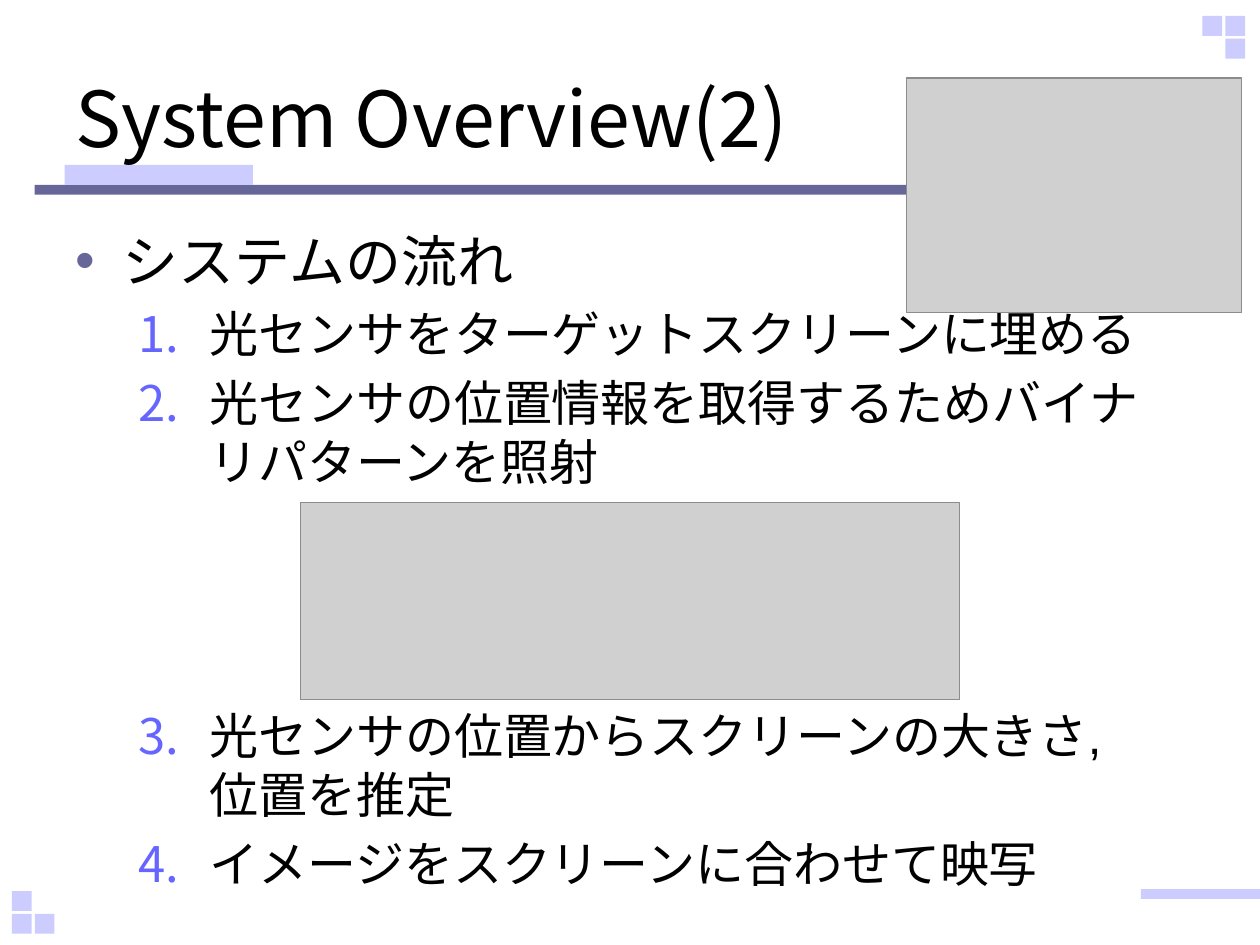
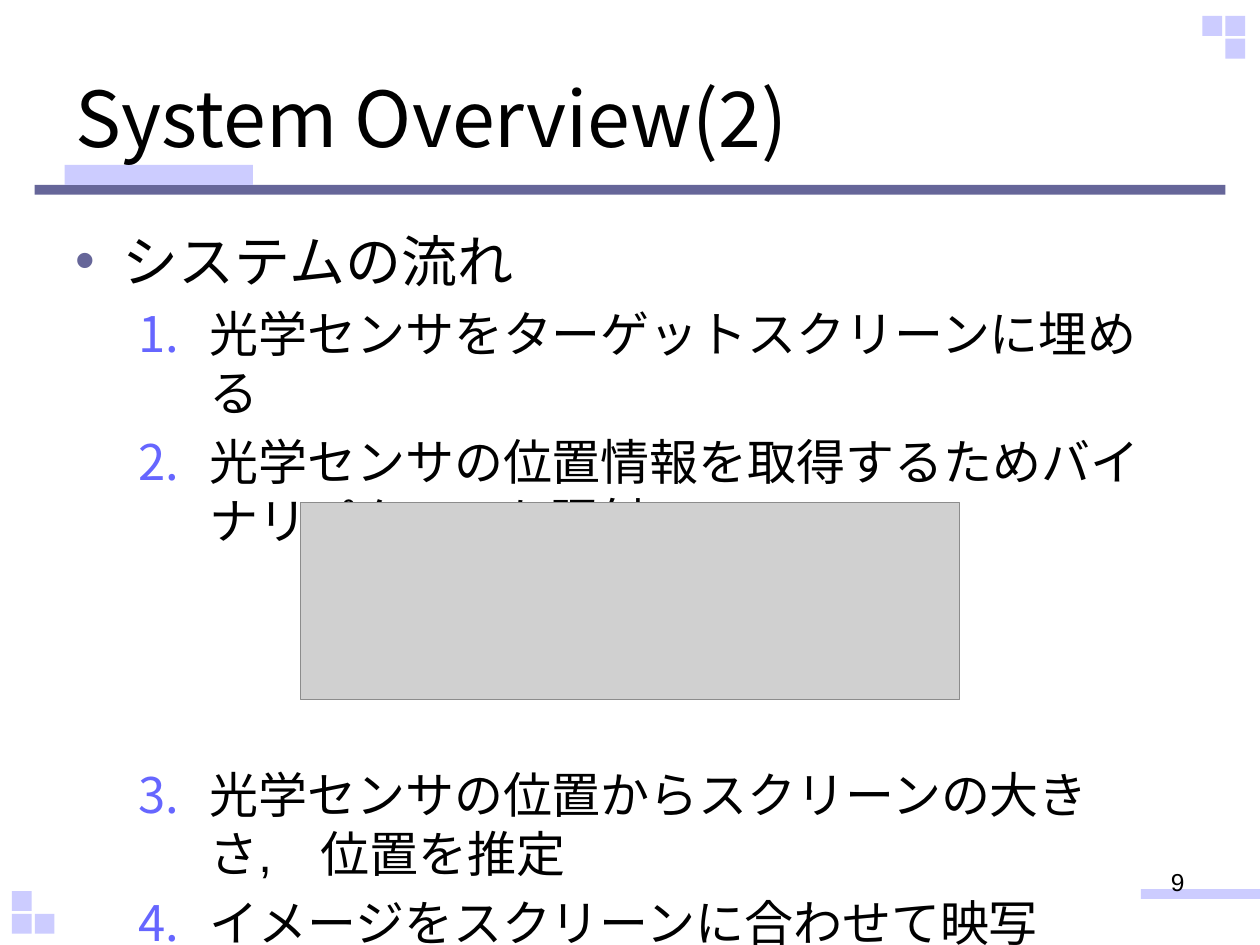
Before and after one commit to sho-hama/Human_Interface, a slide deck: slide 9 of HI_hamana.pptx (slide 10 before the commit). Drawn at 1260x945 pixels with LibreOffice and Linux fonts; fonts in the diff are those of the drawing; grey boxes stand for pictures. Boxes give left, top, right and bottom in pixels: in the first picture for what was removed or moved away, otherwise in the second. Text is boxed around its words. In the diff, an @@ line names an element or a change of style, - is before the commit and + after.

Commit message:
出典と光学センサの説明追加

```diff
--- a/HI_hamana.pptx
+++ b/HI_hamana.pptx
@@ picture removed at [907, 78, 1242, 312] @@
@@ text at [209, 310, 1139, 879]: text changed @@
-  1. 光センサをターゲットスクリーンに埋める
-  2. 光センサの位置情報を取得するためバイナリパターンを照射
-  3. 光センサの位置からスクリーンの大きさ, 位置を推定
+  1. 光学センサをターゲットスクリーンに埋める
+  2. 光学センサの位置情報を取得するためバイナリパターンを照射
+  3. 光学センサの位置からスクリーンの大きさ, 位置を推定
@@ page number added at [1171, 871, 1185, 892], 14 pt, text #000000 @@
+9
```
Also in this commit, not shown: 8 other slides changed, 3 slides added, 1 slide removed.
